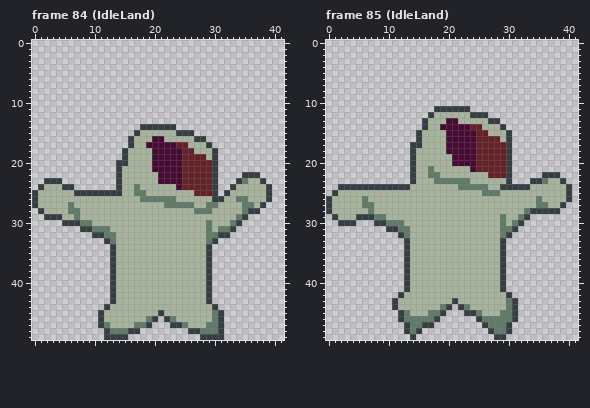
One commit to this pixel-art file: _asset_builders/sprites/player.ase. The picture above is the old version.
42x50 pixels, 102 frames. Shown: frame 84 (IdleLand), frame 85 (IdleLand). The commit also changed other frames, which this record leaves out.
After:
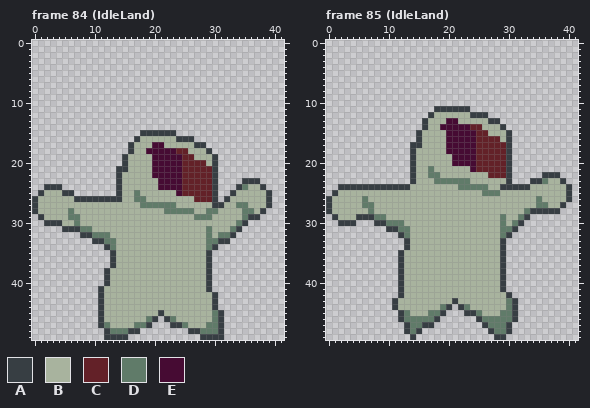
Palette (. is transparent): A #373e43  B #a8b39e  C #632128  D #607b69  E #460b33
From the commit log: Improved Landing animations.
From old to new:
--- frame 84 (IdleLand), layer "Layer 2"
@@ x 0..41 @@
 13 ..........................................
-14 ..................AAAAAA..................
-15 .................ABBBBBBAAA...............
-16 ................ABBBEEBBBBBAA.............
-17 ................ABBEEEEECCBBBA............
-18 ...............ABBBBEEEEECCBBBA...........
-19 ...............ABBBBEEEEECCCCBA...........
-20 ..............AABBBBEEEEECCCCCA...........
-21 ..............ABBBBBEEEEECCCCCA...........
-22 ..............ABBBBBBEEEECCCCCA....AAA....
-23 ..AAA.........ABBBBBBEEEECCCCCA...ADBBA...
-24 .ABBBAA.......ABBDBBBBBBECCCCCA..ABBBBBA..
-25 ABBBBBBAAAAAAAABBDDBBBBBBBBCCCA.ABBBBBBA..
-26 ABBBBBBBBBBBBBBBBBDDDDDDBBBBBBAABBDDBBBA..
-27 ABBBBBDBBBBBBBBBBBBBBBDDDDDBBDDBBBBDDBA...
-28 .ABBBBDDBBBBBBBBBBBBBBBBBBBDDDBBBBBDAA....
-29 ..AAABBDBBBBBBBBBBBBBBBBBBBBBBBBBBDA......
-30 .....AAADDBBBBBBBBBBBBBBBBBBBDBBBDA.......
-31 ........AADDDBBBBBBBBBBBBBBBBDBDDA........
-32 ..........AADDBBBBBBBBBBBBBBBDDAA.........
-33 ............ADBBBBBBBBBBBBBBBDA...........
-34 .............ABBBBBBBBBBBBBBBA............
+14 ..........................................
+15 ..................AAAAAA..................
+16 .................ABBBBBBAAA...............
+17 ................ABBBEEBBBBBAA.............
+18 ................ABBEEEEECCBBBA............
+19 ...............ABBBBEEEEECCBBBA...........
+20 ...............ABBBBEEEEECCCCBA...........
+21 ..............AABBBBEEEEECCCCCA...........
+22 ..............ABBBBBEEEEECCCCCA...........
+23 ..............ABBBBBBEEEECCCCCA....AAA....
+24 ..AAA.........ABBBBBBEEEECCCCCA...ADBBA...
+25 .ABBBAA.......ABBDBBBBBBECCCCCA..ABBBBBA..
+26 ABBBBBBAAAAAAAABBDDBBBBBBBBCCCA.ABBBBBBA..
+27 ABBBBBBBBBBBBBBBBBDDDDDDBBBBBBAABBDDBBBA..
+28 ABBBBBDBBBBBBBBBBBBBBBDDDDDBBDDBBBBDDBA...
+29 .ABBBBDDBBBBBBBBBBBBBBBBBBBDDDBBBBBDAA....
+30 ..AAABBDBBBBBBBBBBBBBBBBBBBBBBBBBBDA......
+31 .....AAADDBBBBBBBBBBBBBBBBBBBDBBBDA.......
+32 ........AADDDBBBBBBBBBBBBBBBBDBDDA........
+33 ..........AADDBBBBBBBBBBBBBBBDDAA.........
+34 ............ADBBBBBBBBBBBBBBBDA...........
 35 .............ABBBBBBBBBBBBBBBA............
@@ x 9..32 @@
 37 ....ABBBBBBBBBBBBBBBA...
-38 ....ABBBBBBBBBBBBBBBA...
-39 ....ABBBBBBBBBBBBBBBA...
-40 ....ABBBBBBBBBBBBBBBA...
-41 ....ABBBBBBBBBBBBBBBA...
-42 ....ABBBBBBBBBBBBBBBA...
-43 ....ABBBBBBBBBBBBBBBA...
-44 ...ABBBBBBBBBBBBBBBBBA..
+38 ...ABBBBBBBBBBBBBBBBA...
+39 ...ABBBBBBBBBBBBBBBBA...
+40 ...ABBBBBBBBBBBBBBBBA...
+41 ..ABBBBBBBBBBBBBBBBBA...
+42 ..ABBBBBBBBBBBBBBBBBBA..
+43 ..ABBBBBBBBBBBBBBBBBBA..
+44 ..ABBBBBBBBBBBBBBBBBBA..
 45 ..ABBBBBBBBBABBBBBBBBDA.
--- frame 85 (IdleLand), layer "Layer 2"
@@ x 10..15 @@
 34 ...ABB
-35 ...ABB
-36 ...ABB
-37 ...ABB
-38 ...ABB
-39 ...ABB
-40 ...ABB
-41 ...ABB
+35 ..ABBB
+36 ..ABBB
+37 ..ABBB
+38 ..ABBB
+39 ..ABBB
+40 ..ABBB
+41 ..ABBB
 42 ..ABBB
